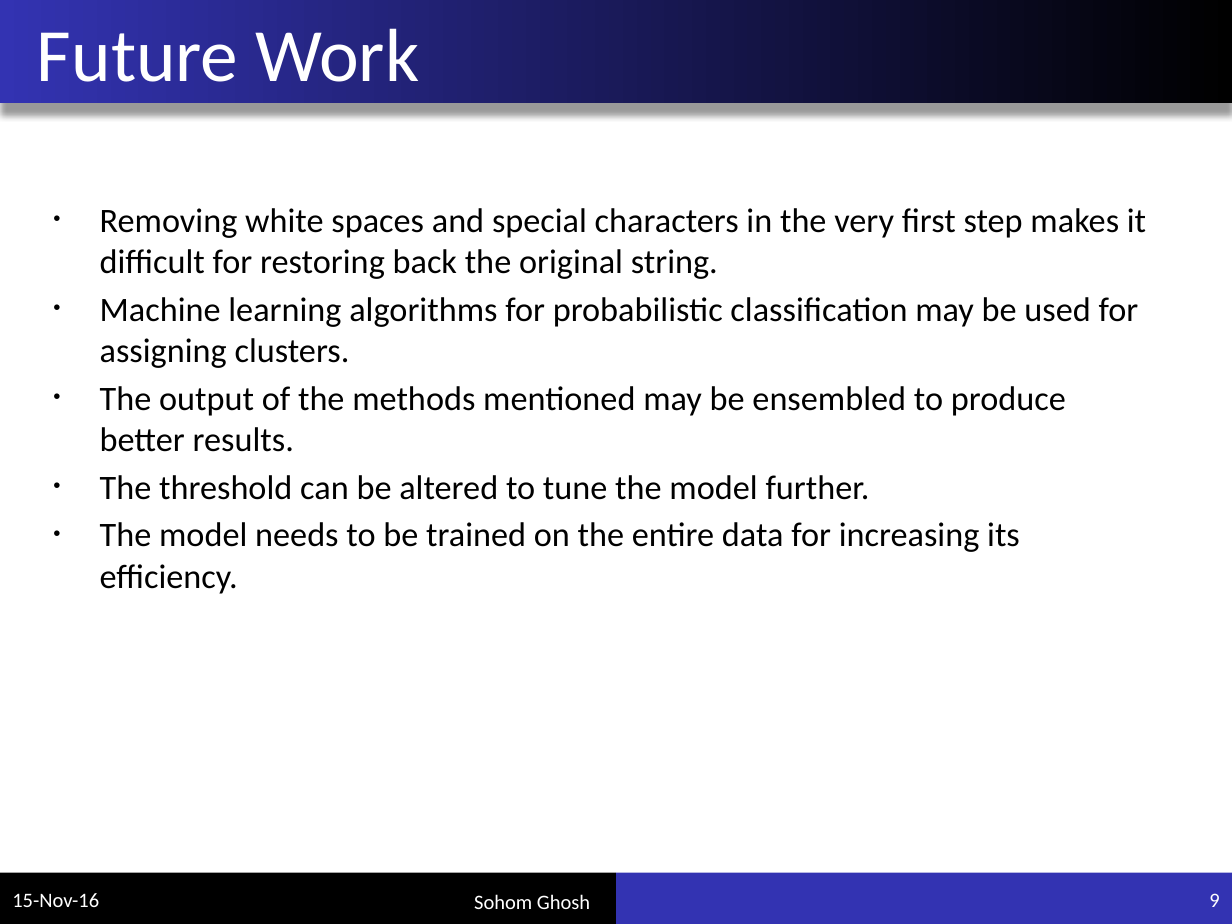
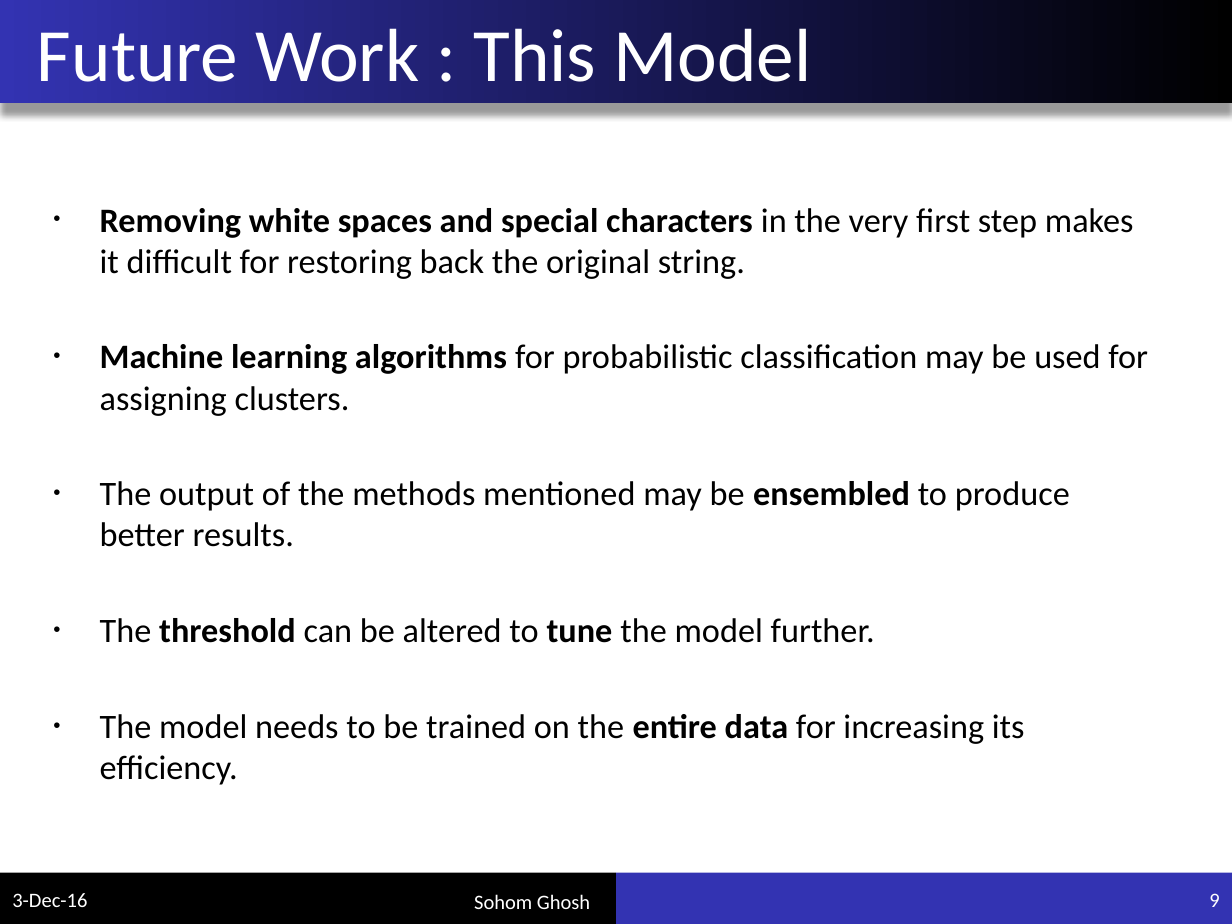
Before and after one commit to sohomghosh/company_clustering, a slide deck: slide 9 of presentation.pptx. Drawn at 1232x924 pixels with LibreOffice and Linux fonts; fonts in the diff are those of the drawing. Boxes give left, top, right and bottom in pixels: in the first picture for what was removed or moved away, otherwise in the second. Text is boxed around its words. In the diff, an @@ line names an element or a change of style, - is before the commit and + after.

Commit message:
Added Future Works : Other Models

```diff
--- a/presentation.pptx
+++ b/presentation.pptx
@@ title at (37,28,811,82): text changed @@
-Future Work
+Future Work : This Model
@@ text "Removing white spaces and special ..." at (100,208,1148,785): bold on in "Removing white spaces and special characters", "Machine learning algorithms", "ensembled", "threshold tune" and 1 more places @@
@@ text at (12,893,87,907): text changed @@
-15-Nov-16
+3-Dec-16
```
Also in this commit, not shown: 13 other slides changed, 1 slide added, 1 other file.
